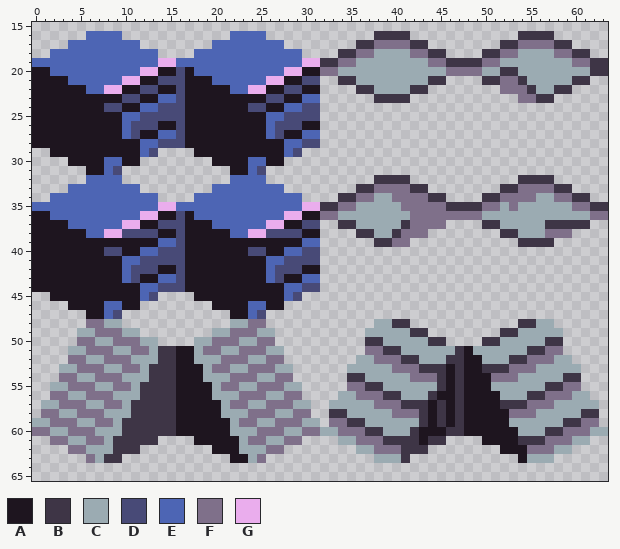
One commit to this pixel-art file: Assets/colored_dungeon_Pallete.aseprite. The picture above is the old version.
64x87 pixels, 1 frame. Shown: x 0..63, y 15..65.
Palette (. is transparent): A #1e151f  B #3e3546  C #9babb2  D #484a77  E #4d65b4  F #7f708a  G #eaaded
Once edited:
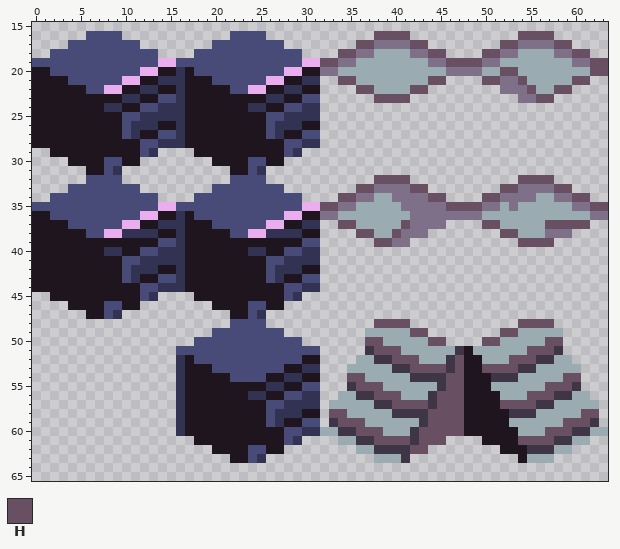
Colours new in this view: H #694f62
What changed:
colour D: #484a77 -> #323353
colour E: #4d65b4 -> #484a77
Changed rows in their new state; - is a pixel that keeps its letter.
first column x 32:
16 ------HHHH------------HHHH------
17 ----HH----HH--------HH----HH----
18 --HH--------HH----HH--------HH--
19 HH------------HHHH------------HH
20 --------------------HH--------HH
21 --HH--------HH----HH--H-----HH--
22 ----HH----HH-----------H--HH----
23 ------HHHH--------------HH------
first column x 32:
32 ------HHHH------------HHHH------
33 ----HH----HH--------HH----HH----
34 --HH--------HH----HH--------HH--
35 HH------------HHHH------------HH
37 --HH-----H--------HH-----HHHHH--
38 ----HH--H-----------HH----------
39 ------HH--------------HHHH------
first column x 0:
48 ------....------------EEEE------------HHHH------------HHHH-----
49 -----.......--------EEEEEEEE--------------HH--------HH---------
50 -----.........----EEEEEEEEEEEE-------HH-----HH----HH-----HH----
51 ----............EEEEEEEEEEEEEEEE-----BHHH--------------HHHB----
52 ----............D-EEEEEEEEEEEEAA------BBHHH----H-----HHHBB-----
53 ---.............D--AEEEEEEEEAADD--------BBHHHHBH--HHHHBB-------
54 ---.............D--AAAEEEEAADDAA---HH-----BBB-HH---BBB-----HH--
55 --..............D---AAAAAADDAAEE---BHHH-------HH---------HHHB--
56 --..............D---AAAADDAAEEDD----BBHHH----HHH-------HHHBB---
57 -...............D----AAAAAEEDDDD------BBHHHHBHHH----HHHHBB-----
58 -...............D----AAAAAEDDDAA-HH-----BBB-HHHH-----BBB-----HH
59 ................D-----AAAAEDAAEE-BHHH-------HHHH-----------HHHB
60 ................D-----AAAAAAEEDD--BBHHH----HHHHH---------HHHBB-
61 --............---------AAAAAED------BBHHHH-HHH--------HHHHBB---
62 ----........-----------AEEAA----------BBB-HH-----------BBB-----
63 ------....--------------ED-------------------------------------
